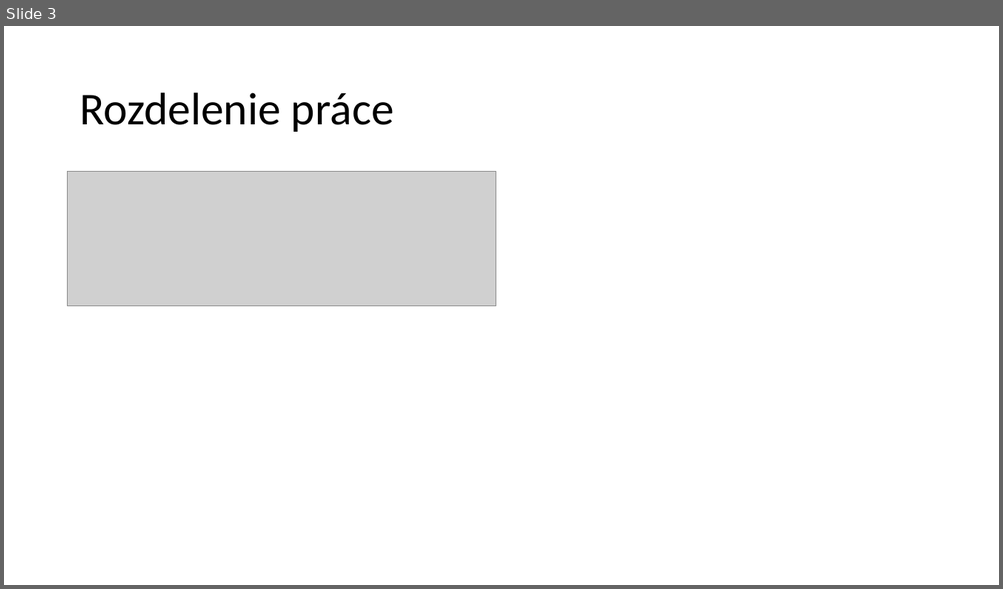
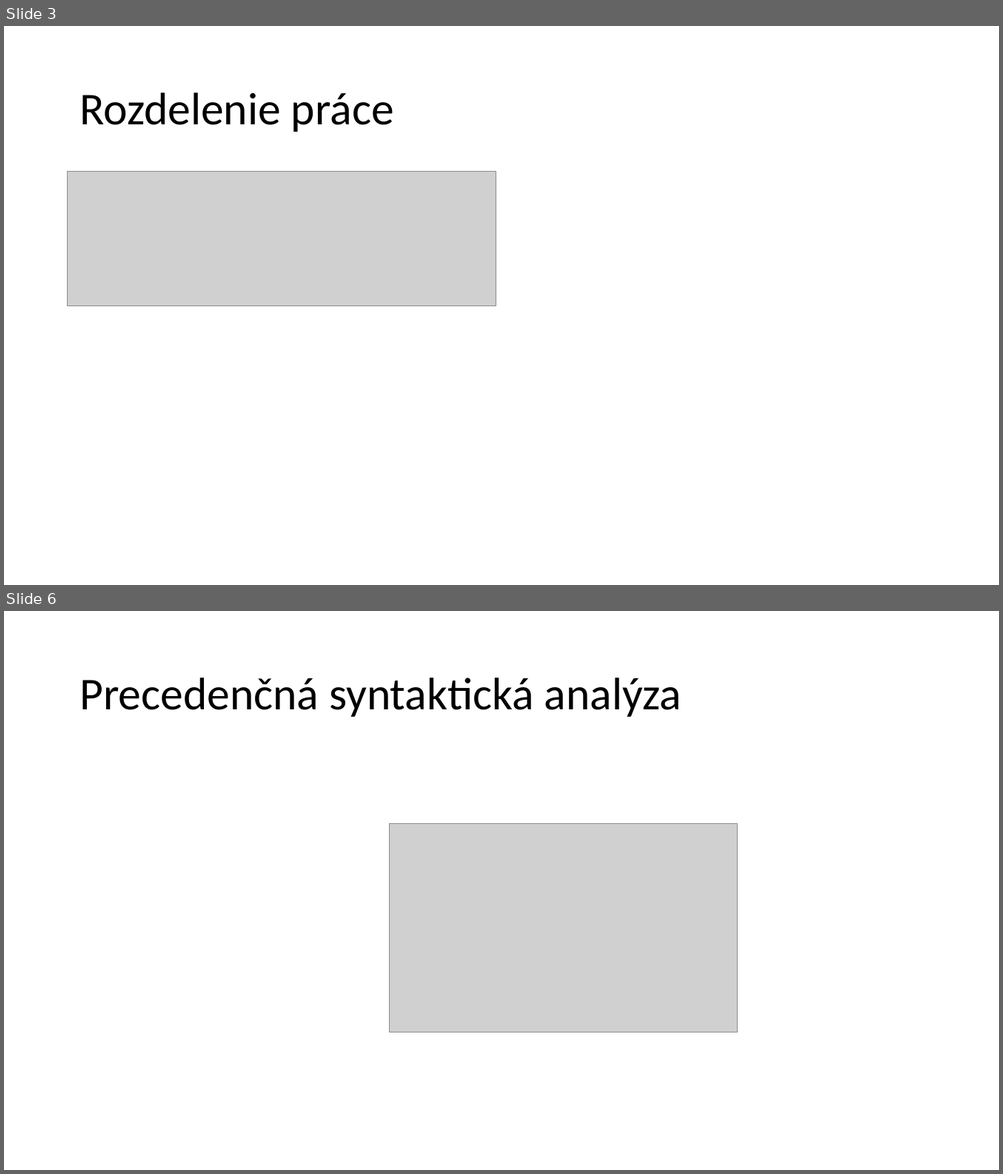
Before and after one commit to AndreiShchepa/BUT_COMPILER_2021, a slide deck: documentation/Presentation.pptx. Shown one above the other, each under a label of ours: slide 3 before the commit, slides 3 and 6 after it; the slides between them are not shown. The pictures are 1003x589 and 1003x1174 pixels, drawn with LibreOffice and Linux fonts; fonts in the diff are those of the drawing; grey boxes stand for pictures. Boxes give left, top, right and bottom in pixels: in the first picture for what was removed or moved away, otherwise in the second. Text is boxed around its words. In the diff, an @@ line names an element or a change of style, - is before the commit and + after.

```diff
--- a/documentation/Presentation.pptx
+++ b/documentation/Presentation.pptx
@@ slide 6 added at bbox=[4, 611, 999, 1170], background #FFFFFF @@
@@ title added at bbox=[79, 678, 682, 717], 44 pt, text #000000 @@
+Precedenčná syntaktická analýza
@@ picture added at bbox=[390, 823, 737, 1033] @@
```
Also in this commit, not shown: 4 slides changed, 4 other slides added.
